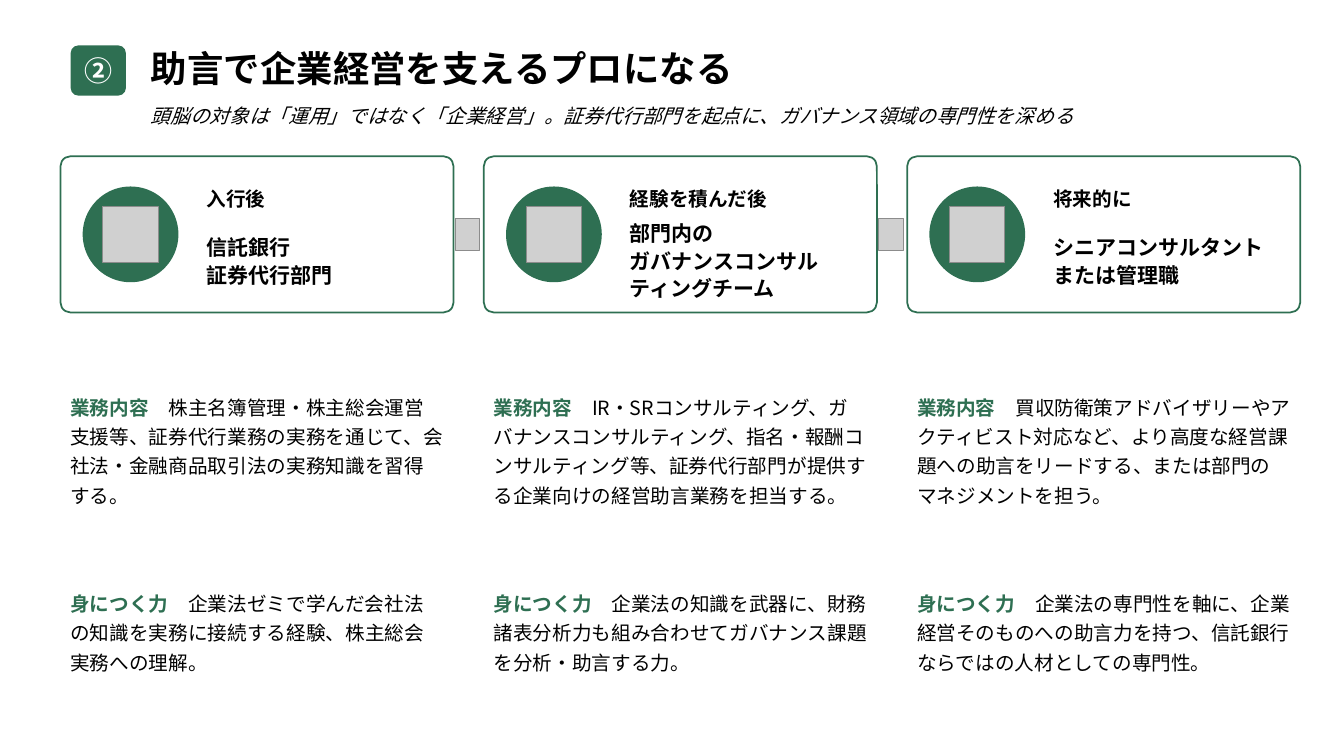
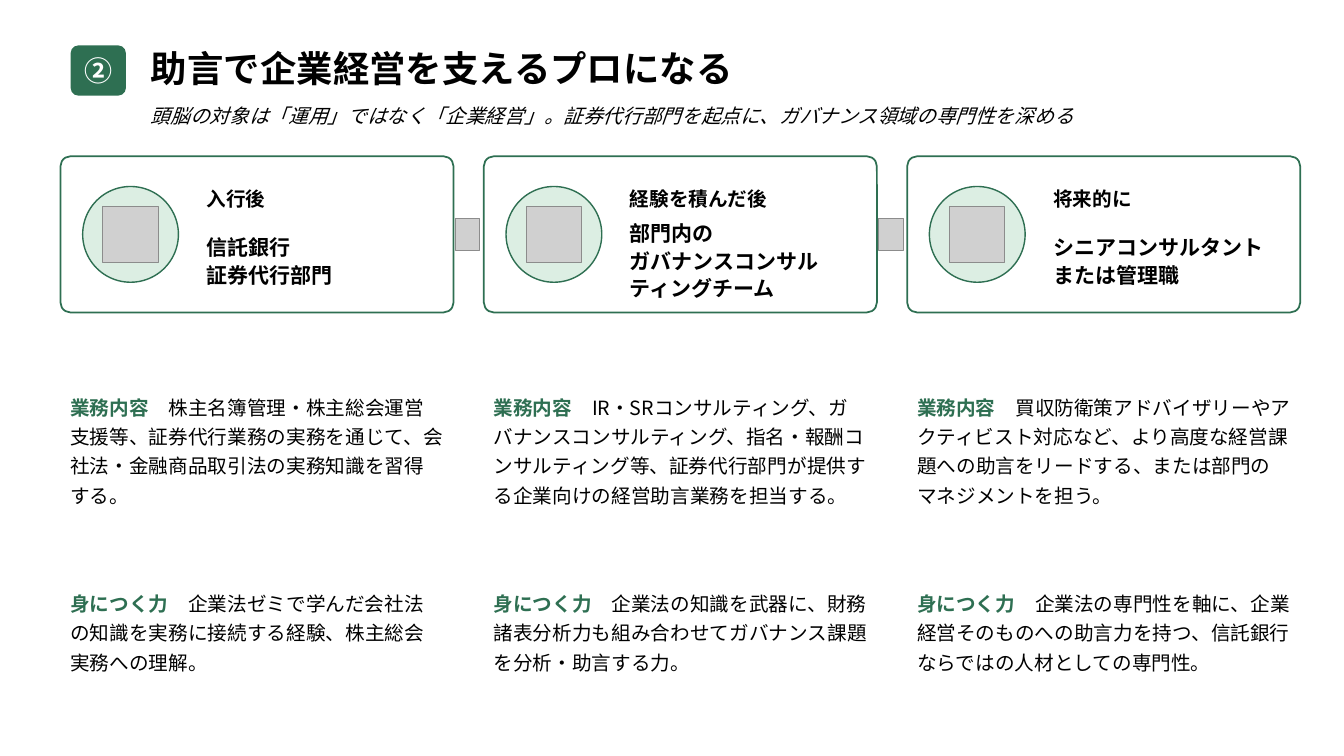
Before and after one commit to nasukazunori/NasuVault2, a slide deck: slide 6 of 信吾/銀行研究/添付ファイル/信託銀行キャリア形成モデル.pptx. Drawn at 1344x756 pixels with LibreOffice and Linux fonts; fonts in the diff are those of the drawing; grey boxes stand for pictures. Boxes give left, top, right and bottom in pixels: in the first picture for what was removed or moved away, otherwise in the second. Text is boxed around its words. In the diff, an @@ line names an element or a change of style, - is before the commit and + after.

```diff
--- a/信吾/銀行研究/添付ファイル/信託銀行キャリア形成モデル.pptx
+++ b/信吾/銀行研究/添付ファイル/信託銀行キャリア形成モデル.pptx
@@ fill #2E6F52 to #DCEEE3; outline none to #2E6F52 1 pt in 3 elements at [83,187,178,282], [506,187,602,282], [930,187,1025,282] @@
```
Also in this commit, not shown: 4 other slides changed, 1 other file.
